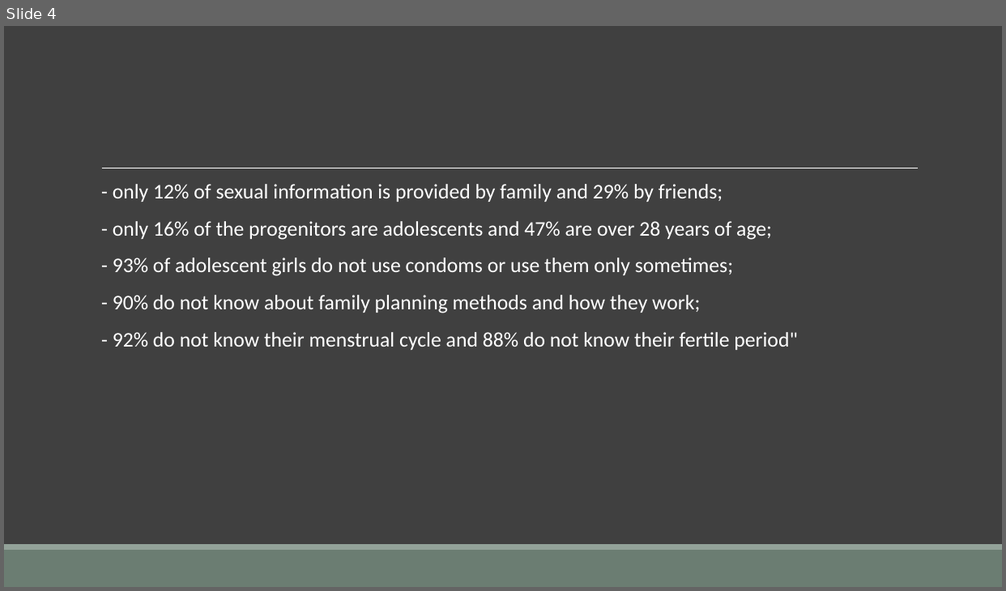
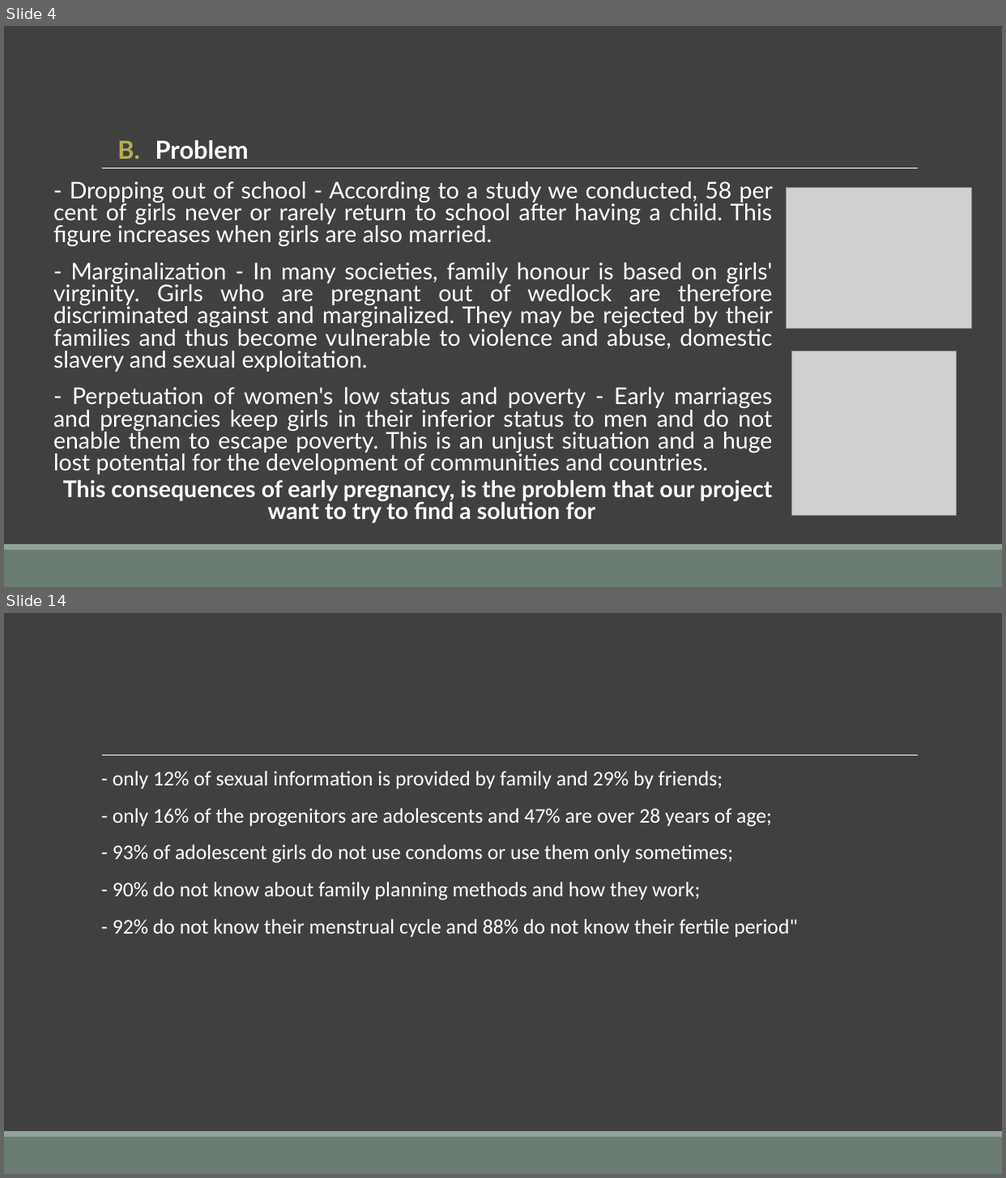
Before and after one commit to Maickery/Child_of_change, a slide deck: Result/Presentation.pptx. Shown one above the other, each under a label of ours: slide 4 before the commit, slides 4 and 14 after it; the slides between them are not shown. The pictures are 1006x591 and 1006x1178 pixels, drawn with LibreOffice and Linux fonts; fonts in the diff are those of the drawing; grey boxes stand for pictures. Boxes give left, top, right and bottom in pixels: in the first picture for what was removed or moved away, otherwise in the second. Text is boxed around its words. In the diff, an @@ line names an element or a change of style, - is before the commit and + after.

```diff
--- a/Result/Presentation.pptx
+++ b/Result/Presentation.pptx
@@ slide 4 added at (4, 26, 1002, 587), background #404040; not listed: 3 template elements that a slide beside it also shows @@
@@ title added at (155, 140, 249, 159), 24 pt, text #FFFFFF, bold @@
+  B. Problem
@@ text added at (53, 182, 773, 523), 22.2 pt, text #FFFFFF @@
+  - Dropping out of school - According to a study we conducted, 58 per cent of girls never or rarely return to school after having a child. This figure increases when girls are also married.
+  - Marginalization - In many societies, family honour is based on girls' virginity. Girls who are pregnant out of wedlock are therefore discriminated against and marginalized. They may be rejected by their families and thus become vulnerable to violence and abuse, domestic slavery and sexual exploitation.
+  - Perpetuation of women's low status and poverty - Early marriages and pregnancies keep girls in their inferior status to men and do not enable them to escape poverty. This is an unjust situation and a huge lost potential for the development of communities and countries.
+  This consequences of early pregnancy, is the problem that our project want to try to find a solution for
@@ picture added at (786, 188, 971, 329) @@
@@ picture added at (792, 352, 957, 516) @@
@@ what was slide 4 is now slide 14 @@
```
Also in this commit, not shown: 1 slide changed, 9 other slides added, 4 slides removed, 9 other files.
